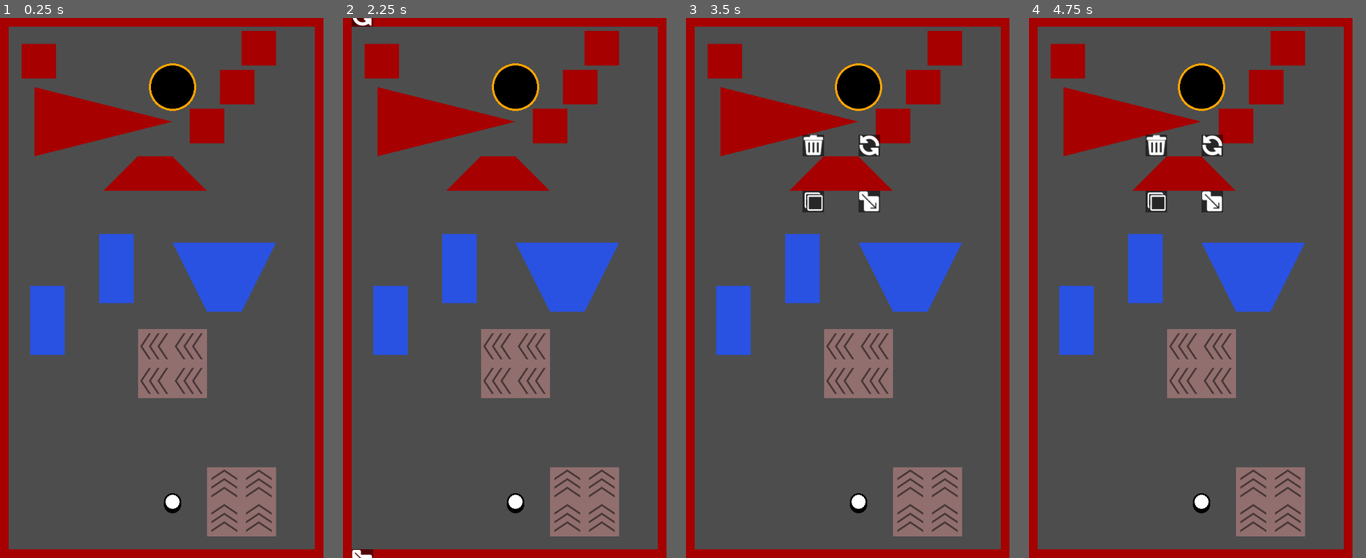
Above: before the commit, frames 1-4 (left to right).
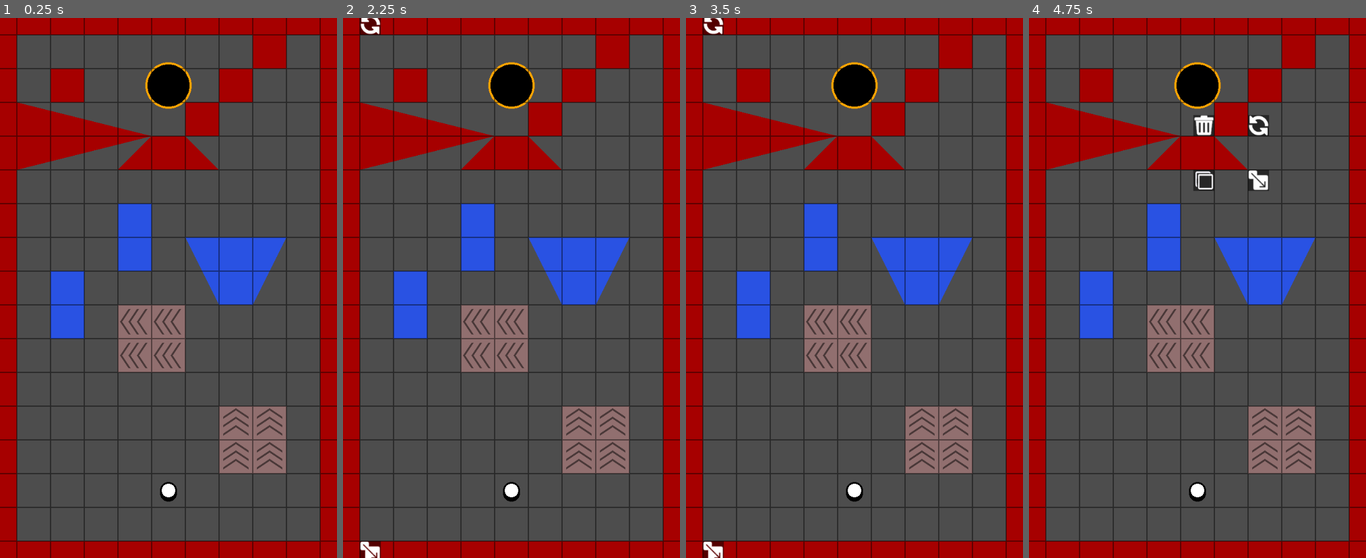
Above: after the commit, the same moments.

Repository: SelfMadeSystem/UniGolf
Game: Godot game, scene res://scenes/World.tscn
Same seed, same stepped clock (60 frames per second), same inputs: the game is played once before the commit and once after it.
Inputs (mouse positions are in pixels of both pictures, inside the frame that each line leads up to):
- Up to frame 1 (0.25 s): no input
- Up to frame 2 (2.25 s): tap Enter at 0.5, 2 s; move the mouse to (504, 23) at 0.52 s; click (504, 23) at 0.67 s; tap Space at 1.25 s; move the mouse to (504, 552) at 1.27 s; click (504, 552) at 1.42 s; move the mouse to (346, 288) at 2.02 s; click (346, 288) at 2.17 s
- Up to frame 3 (3.5 s): tap Space at 2.75 s; move the mouse to (841, 174) at 2.77 s; click (841, 174) at 2.92 s
- Up to frame 4 (4.75 s): tap Enter at 3.5 s; move the mouse to (1210, 201) at 3.52 s; click (1210, 201) at 3.67 s; tap Space at 4.25 s; move the mouse to (1210, 147) at 4.27 s; click (1210, 147) at 4.42 s
In our replay, the window is 480x800 before the commit and 500x800 after it. These sizes can differ from the game's own. Grey fills any space a smaller window leaves; there, only what the larger window draws over its background counts as a difference.

The runs differ from the first frame. In frame 1, 30% of the frame differs, in the area x 0-100%, y 0-100%; in frame 2, 31%; in frame 3, 31%; in frame 4, 31%.
Error before the commit: Invalid access to property or key 'flipped' on a base object of type 'StaticBody2D (Wall)'. (res://scripts/node_editor.gd:68)

Commit message:
Added a grid

Diff:
--- /dev/null
+++ b/assets/shaders/grid.gdshader
@@ -0,0 +1,18 @@
+shader_type canvas_item;
+
+uniform vec2 cell_size = vec2(64, 64);
+uniform vec2 offset = vec2(0, 0);
+uniform int width = 2;
+uniform vec4 color : source_color;
+
+
+void fragment() {
+	vec2 uv = SCREEN_UV / SCREEN_PIXEL_SIZE - offset;
+    vec2 grid = floor(uv / cell_size) * cell_size;
+	vec2 diff = uv - grid;
+	if (diff.x <= float(width) || diff.y <= float(width)) {
+		COLOR = color;
+	} else {
+		COLOR = vec4(0, 0, 0, 0);
+	}
+}
--- a/prefabs/node_editor.tscn
+++ b/prefabs/node_editor.tscn
@@ -6,6 +6,7 @@
 [ext_resource type="Texture2D" uid="uid://c8l5mwpvsnsdj" path="res://assets/icons/Resize.png" id="3_0bbys"]
 [ext_resource type="Texture2D" uid="uid://cxtubwqkn2fhk" path="res://assets/icons/Trash.png" id="4_eqyul"]
 [ext_resource type="Texture2D" uid="uid://cyx8ag10fbdem" path="res://assets/icons/Rotate.png" id="6_lxbl4"]
+[ext_resource type="Shader" path="res://assets/shaders/grid.gdshader" id="7_4p2lq"]
 
 [sub_resource type="RectangleShape2D" id="RectangleShape2D_3sxyp"]
 size = Vector2(40, 40)
@@ -18,6 +19,20 @@
 
 [sub_resource type="RectangleShape2D" id="RectangleShape2D_lu42b"]
 size = Vector2(40, 40)
+
+[sub_resource type="ShaderMaterial" id="ShaderMaterial_mltie"]
+shader = ExtResource("7_4p2lq")
+shader_parameter/cell_size = Vector2(64, 64)
+shader_parameter/offset = Vector2(31, 31)
+shader_parameter/width = 2
+shader_parameter/color = Color(0, 0, 0, 0.47451)
+
+[sub_resource type="Gradient" id="Gradient_x0ble"]
+offsets = PackedFloat32Array(0)
+colors = PackedColorArray(1, 0, 1, 1)
+
+[sub_resource type="GradientTexture2D" id="GradientTexture2D_2q3qt"]
+gradient = SubResource("Gradient_x0ble")
 
 [node name="NodeEditor" type="Node2D"]
 z_index = 9
@@ -89,6 +104,13 @@
 position = Vector2(-20, 20)
 shape = SubResource("RectangleShape2D_lu42b")
 
+[node name="Grid" type="Sprite2D" parent="."]
+z_index = 1
+material = SubResource("ShaderMaterial_mltie")
+scale = Vector2(11.125, 20.75)
+texture = SubResource("GradientTexture2D_2q3qt")
+offset = Vector2(32, 32)
+
 [connection signal="input_event" from="Resize" to="." method="_on_resize_input_event"]
 [connection signal="input_event" from="Rotate" to="." method="_on_rotate_input_event"]
 [connection signal="input_event" from="Trash" to="." method="_on_trash_input_event"]
--- a/project.godot
+++ b/project.godot
@@ -22,10 +22,10 @@
 
 [display]
 
-window/size/viewport_width=600
-window/size/viewport_height=1000
+window/size/viewport_width=640
+window/size/viewport_height=1024
+window/handheld/orientation=1
 window/stretch/mode="viewport"
-window/handheld/orientation=1
 
 [dotnet]
 
--- a/scenes/World.tscn
+++ b/scenes/World.tscn
@@ -21,102 +21,99 @@
 [node name="Goal" parent="." instance=ExtResource("4_rm634")]
 position = Vector2(320, 128)
 
-[node name="Marker2D" type="Marker2D" parent="."]
-position = Vector2(0, 24)
-
 [node name="Walls" type="Node2D" parent="."]
 
 [node name="Wall" parent="Walls" instance=ExtResource("2_ehtsh")]
-width = 75
-height = 2
+width = 80
+height = 4
 
 [node name="Wall4" parent="Walls" instance=ExtResource("2_ehtsh")]
-position = Vector2(0, 984)
-width = 75
-height = 2
+position = Vector2(0, 992)
+width = 80
+height = 4
 
 [node name="Wall2" parent="Walls" instance=ExtResource("2_ehtsh")]
-position = Vector2(0, 16)
-width = 2
-height = 121
+position = Vector2(0, 32)
+width = 4
+height = 120
+
+[node name="Wall3" parent="Walls" instance=ExtResource("2_ehtsh")]
+position = Vector2(608, 32)
+width = 4
+height = 120
 
 [node name="Wall15" parent="Walls" instance=ExtResource("2_ehtsh")]
-position = Vector2(256, 256)
+position = Vector2(288, 224)
 width = 8
 height = 8
 
 [node name="Wall18" parent="Walls" instance=ExtResource("2_ehtsh")]
-position = Vector2(352, 168)
+position = Vector2(352, 160)
 width = 8
 height = 8
 
 [node name="Wall19" parent="Walls" instance=ExtResource("2_ehtsh")]
-position = Vector2(408, 96)
+position = Vector2(416, 96)
 width = 8
 height = 8
 
 [node name="Wall20" parent="Walls" instance=ExtResource("2_ehtsh")]
-position = Vector2(448, 24)
+position = Vector2(480, 32)
 width = 8
 height = 8
 
 [node name="Wall21" parent="Walls" instance=ExtResource("2_ehtsh")]
-position = Vector2(40, 48)
+position = Vector2(96, 96)
 width = 8
 height = 8
 
-[node name="Wall3" parent="Walls" instance=ExtResource("2_ehtsh")]
-position = Vector2(584, 16)
-width = 2
-height = 121
-
 [node name="Wall16" parent="Walls" instance=ExtResource("6_ttpf3")]
-position = Vector2(320, 256)
+position = Vector2(352, 224)
 width = 8
 height = 8
 
 [node name="Wall17" parent="Walls" instance=ExtResource("6_ttpf3")]
-position = Vector2(192, 256)
+position = Vector2(224, 224)
 flipped = 1
 width = 8
 height = 8
 
 [node name="Wall9" parent="Walls" instance=ExtResource("6_ttpf3")]
-position = Vector2(64, 192)
+position = Vector2(32, 224)
 flipped = 3
 width = 32
 height = 8
 
 [node name="Wall10" parent="Walls" instance=ExtResource("6_ttpf3")]
-position = Vector2(64, 128)
+position = Vector2(32, 160)
 width = 32
 height = 8
 
 [node name="Water" type="Node2D" parent="."]
 
 [node name="Water" parent="Water" instance=ExtResource("7_rpdcr")]
-position = Vector2(384, 416)
+position = Vector2(416, 416)
 width = 8
 height = 16
 
 [node name="Water4" parent="Water" instance=ExtResource("7_rpdcr")]
-position = Vector2(184, 400)
+position = Vector2(224, 352)
 width = 8
 height = 16
 
 [node name="Water5" parent="Water" instance=ExtResource("7_rpdcr")]
-position = Vector2(56, 496)
+position = Vector2(96, 480)
 width = 8
 height = 16
 
 [node name="Water2" parent="Water" instance=ExtResource("8_sray6")]
-position = Vector2(448, 416)
+position = Vector2(480, 416)
 flipped = 3
 width = 8
 height = 16
 
 [node name="Water3" parent="Water" instance=ExtResource("8_sray6")]
-position = Vector2(320, 416)
+position = Vector2(352, 416)
 flipped = 2
 width = 8
 height = 16
@@ -124,41 +121,41 @@
 [node name="Slopes" type="Node2D" parent="."]
 
 [node name="Slope5" parent="Slopes" instance=ExtResource("9_fmlm2")]
-position = Vector2(256, 640)
+position = Vector2(224, 608)
 flipped = 2
 grav = 2200
 
 [node name="Slope6" parent="Slopes" instance=ExtResource("9_fmlm2")]
-position = Vector2(320, 640)
+position = Vector2(288, 608)
 flipped = 2
 grav = 2200
 
 [node name="Slope7" parent="Slopes" instance=ExtResource("9_fmlm2")]
-position = Vector2(256, 576)
+position = Vector2(224, 544)
 flipped = 2
 grav = 2200
 
 [node name="Slope8" parent="Slopes" instance=ExtResource("9_fmlm2")]
-position = Vector2(320, 576)
+position = Vector2(288, 544)
 flipped = 2
 grav = 2200
 
 [node name="Slope9" parent="Slopes" instance=ExtResource("9_fmlm2")]
-position = Vector2(384, 896)
+position = Vector2(416, 800)
 flipped = 1
 grav = 2200
 
 [node name="Slope10" parent="Slopes" instance=ExtResource("9_fmlm2")]
-position = Vector2(448, 896)
+position = Vector2(480, 800)
 flipped = 1
 grav = 2200
 
 [node name="Slope11" parent="Slopes" instance=ExtResource("9_fmlm2")]
-position = Vector2(384, 832)
+position = Vector2(416, 736)
 flipped = 1
 grav = 2200
 
 [node name="Slope12" parent="Slopes" instance=ExtResource("9_fmlm2")]
-position = Vector2(448, 832)
+position = Vector2(480, 736)
 flipped = 1
 grav = 2200
--- a/scripts/node_editor.gd
+++ b/scripts/node_editor.gd
@@ -1,10 +1,17 @@
 extends Node2D
 
-const MIN_SIZE = 8
-const MAX_SIZE = 128
+const MIN_SIZE = Vector2(8, 8)
+const MAX_SIZE = Vector2(128, 128)
 
-const MIN_POSITION = 0
-const MAX_POSITION = 128
+const MIN_POSITION = Vector2(0, 0)
+const MAX_POSITION = Vector2(128, 128)
+
+var grid_size = Vector2(64, 64)
+var grid_offset = Vector2(32, 32)
+
+func set_grid_size(size: Vector2):
+	grid_size = size
+	($Grid.material as ShaderMaterial).set_shader_parameter("cell_size", size)
 
 # Assume properties on node:
 # width: int
@@ -28,9 +35,16 @@
 func actually_proceed_to_edit_node(node: Node2D):
 	if editing_node:
 		editing_node.input_event.disconnect(_on_editing_node_input_event)
+		editing_node.tree_exited.disconnect(deyeet)
 	editing_node = node
 	editing_node.input_event.connect(_on_editing_node_input_event)
+	editing_node.tree_exited.connect(deyeet)
 	reposition_elements()
+
+func deyeet():
+	editing_node = null
+	button_pressed = ButtonEnum.NONE
+	vanish_elements()
 
 func _process(delta):
 	if next_node && editing_node != next_node:
@@ -60,6 +74,7 @@
 	if event is InputEventMouseButton:
 		if event.button_index == 1 && event.pressed:
 			button_pressed = ButtonEnum.RESIZE
+			set_mouse_pos(event)
 
 func _on_rotate_input_event(viewport, event, shape_idx):
 	if event is InputEventMouseButton:
@@ -73,9 +88,13 @@
 	if event is InputEventMouseButton:
 		if event.button_index == 1 && event.pressed:
 			button_pressed = ButtonEnum.TRASH
-			editing_node.queue_free()
-			editing_node = null
-			vanish_elements()
+			if grid_size == Vector2(32, 32):
+				set_grid_size(Vector2(64, 64))
+			else:
+				set_grid_size(Vector2(32, 32))
+			# editing_node.queue_free()
+			# editing_node = null
+			# vanish_elements()
 		elif button_pressed == ButtonEnum.TRASH:
 			button_pressed == ButtonEnum.NONE
 
@@ -94,27 +113,36 @@
 	if event is InputEventMouseButton:
 		if event.button_index == 1 && event.pressed:
 			button_pressed = ButtonEnum.NODE
+			set_mouse_pos(event)
 
-var mouse_rel_accum = Vector2.ZERO
+var mouse_pos = Vector2.ZERO
+var og_width = 0
+var og_height = 0
+var og_pos = Vector2.ZERO
+
+func set_mouse_pos(event: InputEventMouseButton):
+	mouse_pos = event.position
+	og_width = editing_node.width
+	og_height = editing_node.height
+	og_pos = editing_node.position
 
 func _unhandled_input(event):
 	if event is InputEventMouseButton:
 		if !event.pressed:
 			button_pressed = ButtonEnum.NONE
-			mouse_rel_accum = Vector2.ZERO
 	elif event is InputEventMouseMotion:
+		if button_pressed < 0:
+			return
+		var amnt = Vector2(8, 8)
+		if $Grid.visible:
+			amnt = grid_size
+		var diff = event.position - mouse_pos
 		match button_pressed:
 			ButtonEnum.RESIZE:
-				mouse_rel_accum += event.relative
-				editing_node.width = clamp(editing_node.width + (mouse_rel_accum.x as int) / 8, MIN_SIZE, MAX_SIZE)
-				editing_node.height = clamp(editing_node.height + (mouse_rel_accum.y as int) / 8, MIN_SIZE, MAX_SIZE)
-				mouse_rel_accum.x = fmod(mouse_rel_accum.x, 8)
-				mouse_rel_accum.y = fmod(mouse_rel_accum.y, 8)
+				var v = (diff.abs() / amnt).floor() * diff.sign() * amnt / 8
+				editing_node.width = clamp(og_width + v.x, MIN_SIZE.x, MAX_SIZE.x)
+				editing_node.height = clamp(og_height + v.y, MIN_SIZE.y, MAX_SIZE.y)
 				reposition_elements()
 			ButtonEnum.NODE:
-				mouse_rel_accum += event.relative
-				editing_node.position.x = clamp(editing_node.position.x / 8 + (mouse_rel_accum.x as int) / 8, MIN_POSITION, MAX_POSITION) * 8
-				editing_node.position.y = clamp(editing_node.position.y / 8 + (mouse_rel_accum.y as int) / 8, MIN_POSITION, MAX_POSITION) * 8
-				mouse_rel_accum.x = fmod(mouse_rel_accum.x, 8)
-				mouse_rel_accum.y = fmod(mouse_rel_accum.y, 8)
+				editing_node.position = (((og_pos + diff) / amnt).floor() * amnt + grid_offset).clamp(MIN_POSITION * 8, MAX_POSITION * 8)
 				reposition_elements()
Not shown: 1 places in prefabs/node_editor.tscn that only renumber resources
